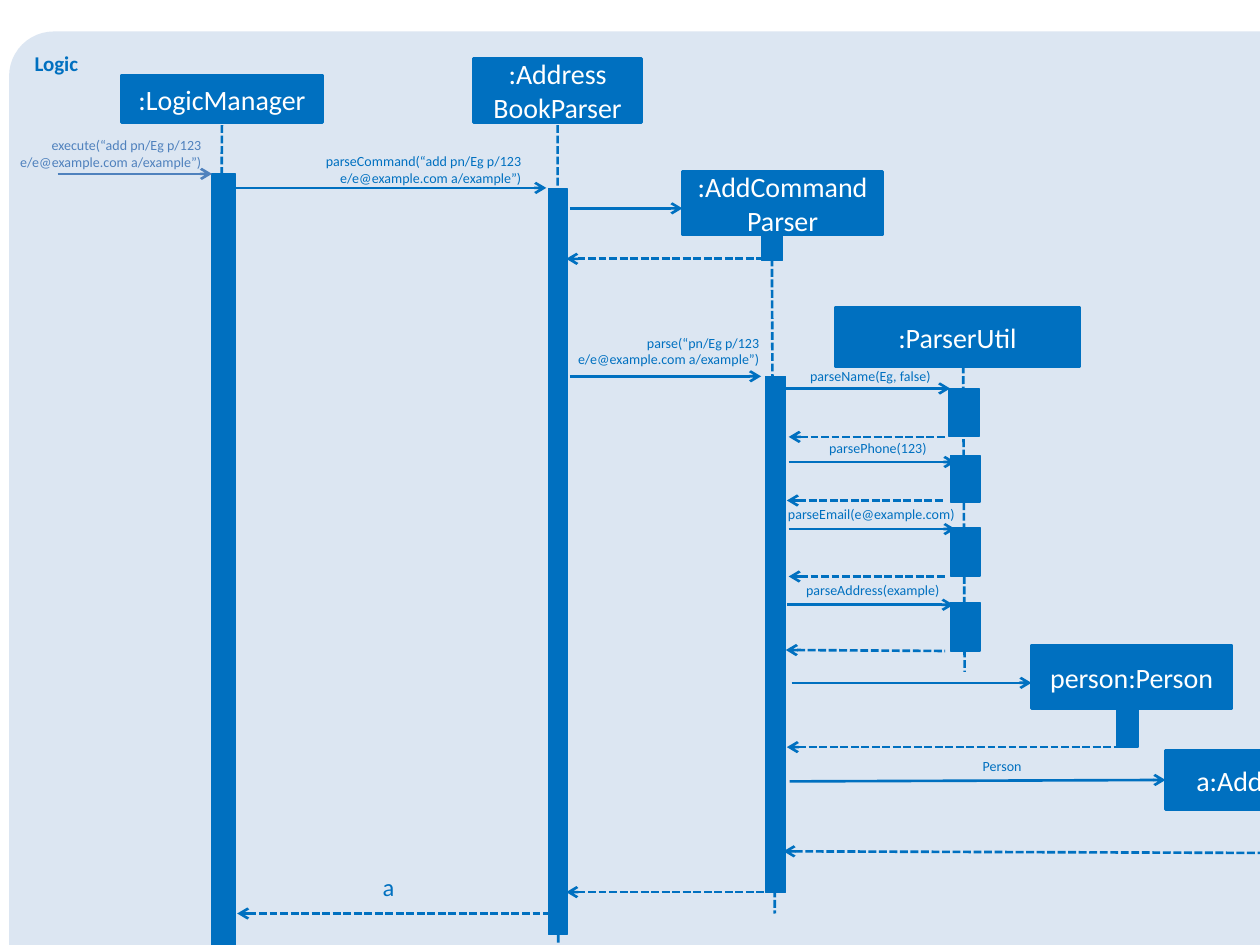
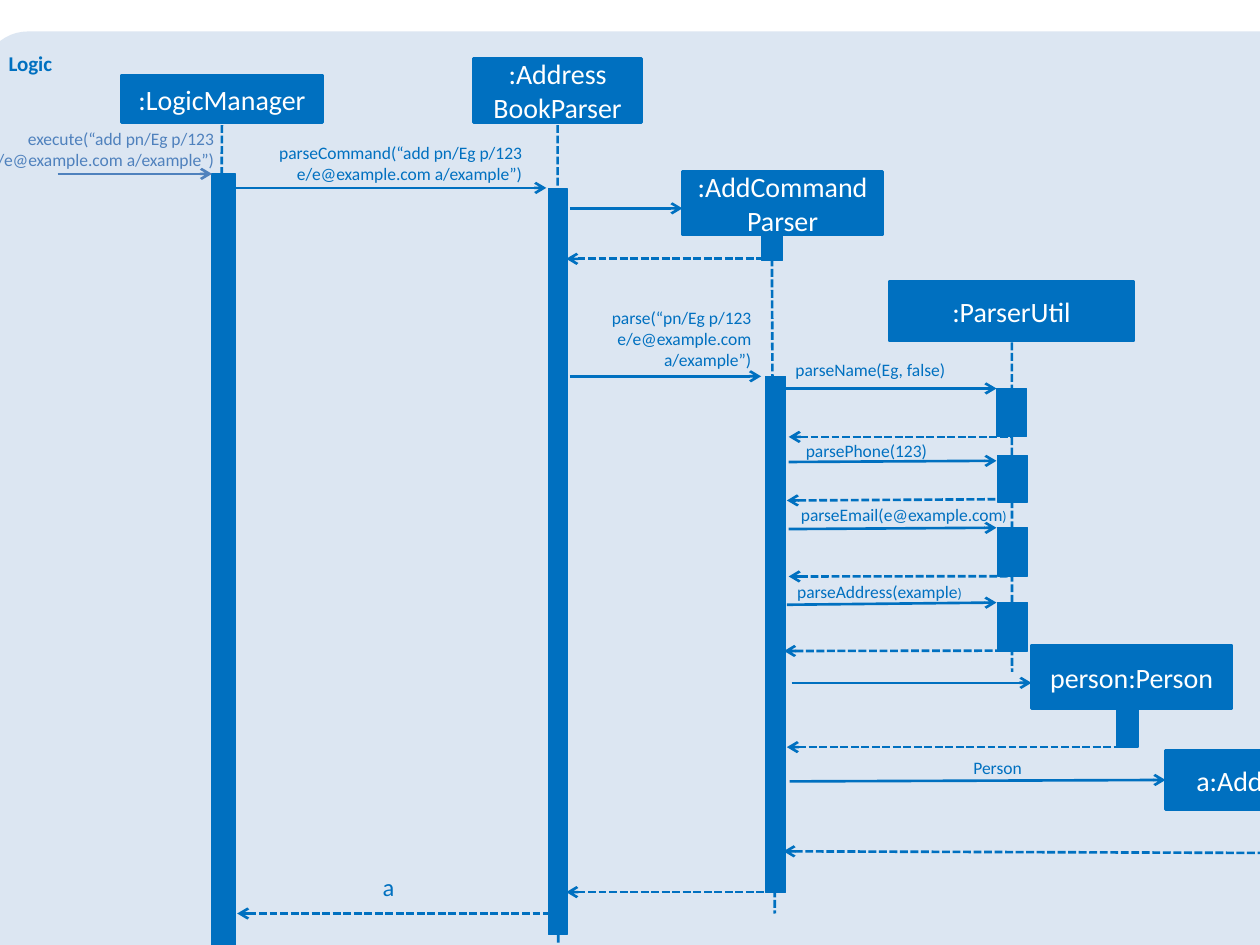
Before and after one commit to wangyiming1019/main, a slide deck: slide 1 of docs/diagrams/AddPrivateSequenceDiagram.pptx. Drawn at 1260x945 pixels with LibreOffice and Linux fonts; fonts in the diff are those of the drawing. Boxes give left, top, right and bottom in pixels: in the first picture for what was removed or moved away, otherwise in the second. Text is boxed around its words. In the diff, an @@ line names an element or a change of style, - is before the commit and + after.

```diff
--- a/docs/diagrams/AddPrivateSequenceDiagram.pptx
+++ b/docs/diagrams/AddPrivateSequenceDiagram.pptx
@@ rounded rectangle "Logic": place and size @@
-rounded rectangle "Logic" at [9, 32, 1260, 945]
+rounded rectangle "Logic" at [0, 32, 1260, 945]
@@ text "execute(“add pn/Eg p/123 e/e@example.com a/example”)": place and size @@
-text "execute(“add pn/Eg p/123 e/e@example.com a/example”)" at [20, 140, 201, 170]
+text "execute(“add pn/Eg p/123 e/e@example.com a/example”)" at [0, 132, 214, 171]
@@ text "parseCommand(“add pn/Eg p/123 e/e@example.com a/example”)": place and size @@
-text "parseCommand(“add pn/Eg p/123 e/e@example.com a/example”)" at [326, 156, 521, 186]
+text "parseCommand(“add pn/Eg p/123 e/e@example.com a/example”)" at [279, 146, 522, 183]
@@ rectangle ":ParserUtil": place and size @@
-rectangle ":ParserUtil" at [835, 307, 1080, 367]
+rectangle ":ParserUtil" at [890, 281, 1134, 340]
@@ text "parse(“pn/Eg p/123 e/e@example.com a/example”)": place and size @@
-text "parse(“pn/Eg p/123 e/e@example.com a/example”)" at [578, 338, 759, 367]
+text "parse(“pn/Eg p/123 e/e@example.com a/example”)" at [612, 311, 751, 371]
@@ text "parseName(Eg, false)": place and size @@
-text "parseName(Eg, false)" at [810, 371, 931, 384]
+text "parseName(Eg, false)" at [795, 363, 945, 379]
@@ line moved from (963, 365) - (965, 672) to (1012, 343) - (1012, 672) @@
@@ arrow moved from (784, 388) - (950, 388) to (784, 388) - (997, 388) @@
@@ arrow moved from (789, 437) - (945, 437) to (789, 437) - (1012, 437) @@
@@ arrow moved from (789, 462) - (955, 462) to (789, 462) - (997, 461) @@
@@ size 8 to 10 pt in 8 elements at [806, 444, 927, 461], [973, 762, 1021, 774], [279, 146, 522, 183], [797, 585, 957, 603], [795, 363, 945, 379], [0, 132, 214, 171], [612, 311, 751, 371], [801, 508, 1003, 526] @@
@@ arrow moved from (788, 500) - (944, 500) to (788, 500) - (997, 499) @@
@@ arrow moved from (789, 529) - (955, 529) to (789, 529) - (997, 528) @@
@@ 4 rectangles: place and size @@
-4 rectangles at [949, 388, 980, 650]
+4 rectangles at [997, 388, 1028, 650]
@@ arrow moved from (789, 577) - (945, 577) to (789, 577) - (1013, 576) @@
@@ arrow moved from (788, 605) - (954, 605) to (788, 605) - (997, 602) @@
@@ arrow moved from (786, 650) - (945, 651) to (784, 651) - (1008, 650) @@
```
Also in this commit, not shown: 3 other files.
